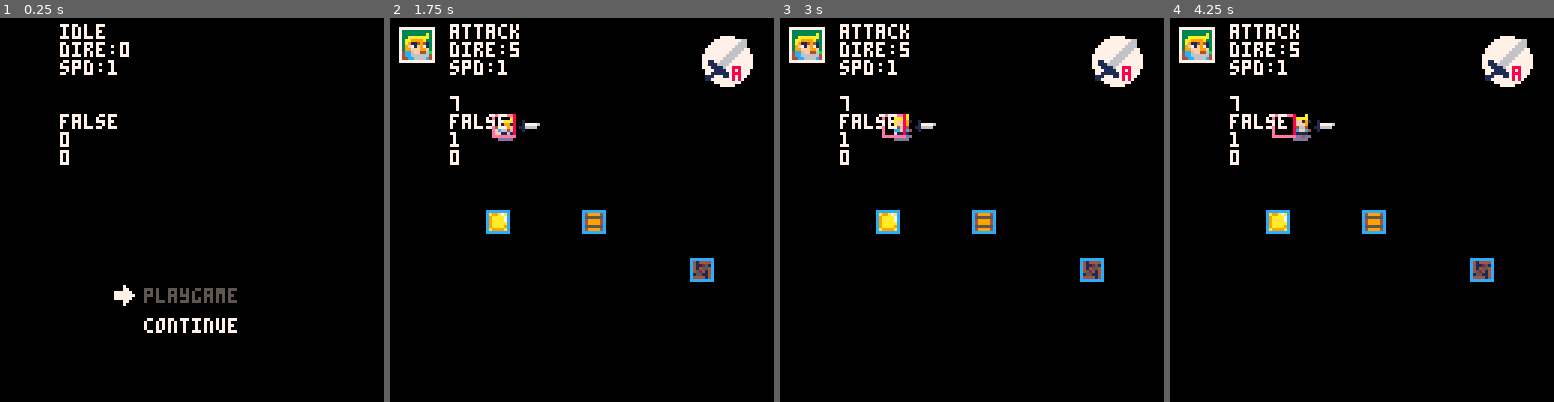
Above: before the commit, frames 1-4 (left to right).
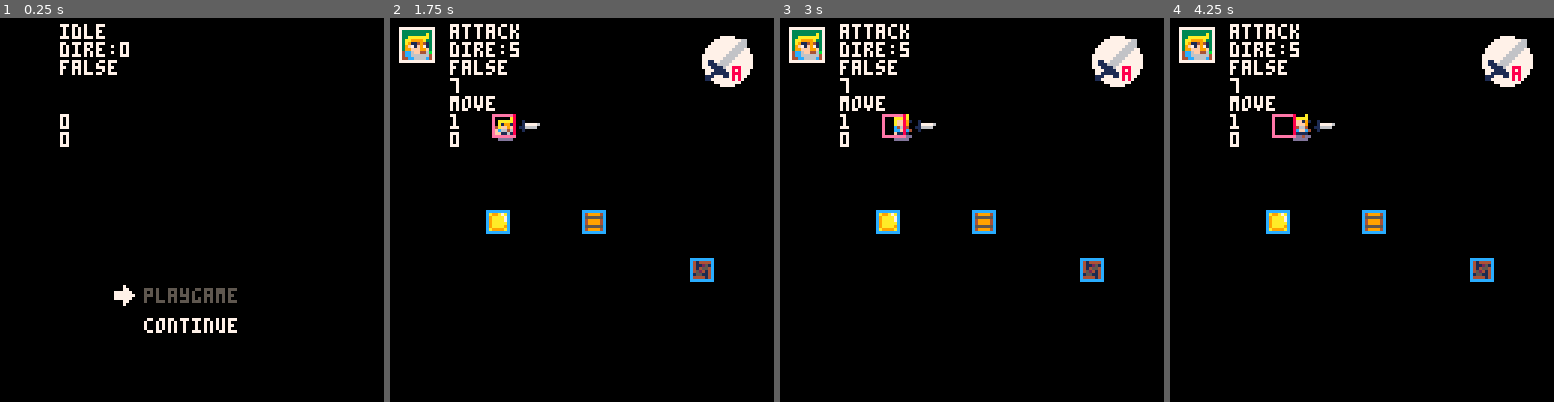
Above: after the commit, the same moments.

Repository: yuwangyu-Hub/pico8arpg
Game: PICO-8 cartridge arpg.p8
Two runs of this game, one before a commit and one after it. Both use one fixed random seed, a clock stepped at 60 frames per second and the inputs below.
Inputs:
- Up to frame 1 (0.25 s): no input
- Up to frame 2 (1.75 s): tap X (X key) at 0.33, 1.07 s; tap O (Z key) at 0.7, 1.7 s; hold Right from 1.6 s (still down)
- Up to frame 3 (3 s): tap X (X key) at 1.85, 2.97 s; release Right at 2.1 s; tap O (Z key) at 2.1, 2.5, 2.9 s; hold Up 2.15-2.42 s; hold Right from 2.47 s (still down)
- Up to frame 4 (4.25 s): release Right at 3.03 s; hold Left 3.08-3.58 s; tap O (Z key) at 3.3, 3.7, 4.1 s; hold Down 3.63-3.97 s; hold Right from 4.02 s (still down); tap X (X key) at 4.08 s

The runs differ from the first frame. In frame 1, 0.5% of the frame differs, in the area x 15-31%, y 10-39%; in frame 2, 0.8%; in frame 3, 0.8%; in frame 4, 0.8%.

Commit message:
修改了对角线碰撞问题
优化了针对物体的方向检测算法

Diff:
--- a/action.lua
+++ b/action.lua
@@ -56,24 +56,28 @@
 			local colldire=checkdir(_obj,sb)--检测方向
 			--debug="move"
 			if ck_item(_obj,sb,0,0,0,0) then
-
+				debug1="ck_item"
 				--and (a== wy.dire or b == wy.dire or c == wy.dire) then
 				--注意，因为pico-8的缺陷，所以存在如果要斜角度归一化，那么像素级别的碰撞，在右边和下边两个角度上，斜角度移动会在设置的像素碰撞上再进一个像素
 				--检测碰撞方向
 				--如果监测到移动前方有物体（flag get）进入push状态
+
+
+
 				if _obj.type=="fixed" then
 					--推不动的各种交互逻辑
 					move_not_push(sb,colldire)
+					--sb.spd.spx=0
+					--sb.spd.spy=0
 				elseif _obj.type=="move" then
 					sb.state=sb.allstate.push
 				end
 			else
-
+				debug1="move"
 				move(sb)
 				move_anim(sb)
 			end
-           	debug1=colldire
-
+			debug=colldire
 
 			if sb.dire==0 then
 				sb.move_t=0
--- a/main.lua
+++ b/main.lua
@@ -56,24 +56,12 @@
 function printbug()
 	print(wy.state,20,2,7)
 	print("dire:"..wy.dire)
-	print("spd:"..wy.speed)
+	print(iscoll)
 	print(debug)
 	print(debug1)
-	print(iscoll)
 	print(wy.spd.spx)
 	print(wy.spd.spy)
 
-	--[[
-	if #cb_line>0 then
-		print(cb_line[1].num,1,20,1)
-		print(cb_line[1].coll,10,20,1)
-		print(cb_line[2].num,1,30,1)
-		print(cb_line[2].coll,10,30,1)
-		print(cb_line[3].num,1,40,1)
-		print(cb_line[3].coll,10,40,1)
-		print(cb_line[4].num,1,50,1)
-		print(cb_line[4].coll,10,50,1)
-	end]]
 
 
 end
--- a/universal_tools.lua
+++ b/universal_tools.lua
@@ -89,14 +89,23 @@
 	local sx1,sy1=sb.x,sb.y
 	local sx2=sb.x+sb.w
  	local sy2=sb.y+sb.h
-	if sx1>=ox2-1 and sy2>=oy1 and sy1<=oy2 then--物体在左边
-		return 1--,8,2
-	elseif sx2<=ox1+1 and sy2>=oy1 and sy1<=oy2 then--物体在右边
-		return 5--,4,6
-	elseif sy2<=oy1+1 and sx2>=ox1 and sx1<=ox2 then--物体在下边
-		return 7--,8,6
-	elseif sy1>=oy2-1 and sx2>=ox1 and sx1<=ox2 then--物体在上边
-		return 3--,2,4
+
+	if sx1>=ox2 and sy2>oy1 and sy1<oy2 then--物体在左边
+		return 1
+	elseif sx2<=ox1 and sy2<=oy1 then
+		return 2--物体在右上边
+	elseif sy1>=oy2 and sx2>ox1 and sx1<ox2 then--物体在上边
+		return 3
+	elseif sx1>=ox2 and sy2<=oy1 then
+		return 4--物体在左上边
+	elseif sx2<=ox1 and sy2>oy1 and sy1<oy2 then--物体在右边
+		return 5
+	elseif sx1>=ox2 and sy1>=oy2 then
+		return 6--物体在右下边
+	elseif sy2<=oy1 and sx2>ox1 and sx1<ox2 then--物体在下边
+		return 7
+	elseif sx2<=ox1 and sy1>=oy2 then
+		return 8--物体在左下边
 	else
 		return 0
 	end
@@ -126,7 +135,6 @@
 			_sb.spd.spy=diry[_sb.dire]*_sb.speed
 			pull_anim(_sb,_colldire)
 		elseif _sb.dire==3 or _sb.dire==7 then
-			iscoll=false
 			_sb.spd.spx=0
 			_sb.spd.spy=diry[_sb.dire]*_sb.speed
 			move_anim(_sb)
@@ -139,7 +147,6 @@
 			_sb.spd.spy=0
 			pull_anim(_sb,_colldire)
 		elseif _sb.dire==1 or _sb.dire==5 then
-			iscoll=false
 			_sb.spd.spx=dirx[_sb.dire]*_sb.speed
 			_sb.spd.spy=0
 			move_anim(_sb)
@@ -152,7 +159,7 @@
 			_sb.spd.spy=diry[_sb.dire]*_sb.speed
 			pull_anim(_sb,_colldire)
 		elseif _sb.dire==3 or _sb.dire==7 then
-			iscoll=false
+
 			_sb.spd.spx=0
 			_sb.spd.spy=diry[_sb.dire]*_sb.speed
 			move_anim(_sb)
@@ -166,10 +173,38 @@
 			_sb.spd.spy=0
 			pull_anim(_sb,_colldire)
 		elseif _sb.dire==1 or _sb.dire==5 then
-			iscoll=false
-			_sb.spd.spx=dirx[_sb.dire]*_sb.speed
-			_sb.spd.spy=0
-			move_anim(_sb)
+
+			_sb.spd.spx=dirx[_sb.dire]*_sb.speed
+			_sb.spd.spy=0
+			move_anim(_sb)
+		else
+			move(_sb)
+		end
+	elseif _colldire==2 then
+		if _sb.dire==6 then
+			_sb.spd.spx=0
+			_sb.spd.spy=0
+		else
+			move(_sb)
+		end
+	elseif _colldire==4 then
+		if _sb.dire==8 then
+			_sb.spd.spx=0
+			_sb.spd.spy=0
+		else
+			move(_sb)
+		end
+	elseif _colldire==6 then
+		if _sb.dire==2 then
+			_sb.spd.spx=0
+			_sb.spd.spy=0
+		else
+			move(_sb)
+		end
+	elseif _colldire==8 then
+		if _sb.dire==4 then
+			_sb.spd.spx=0
+			_sb.spd.spy=0
 		else
 			move(_sb)
 		end
